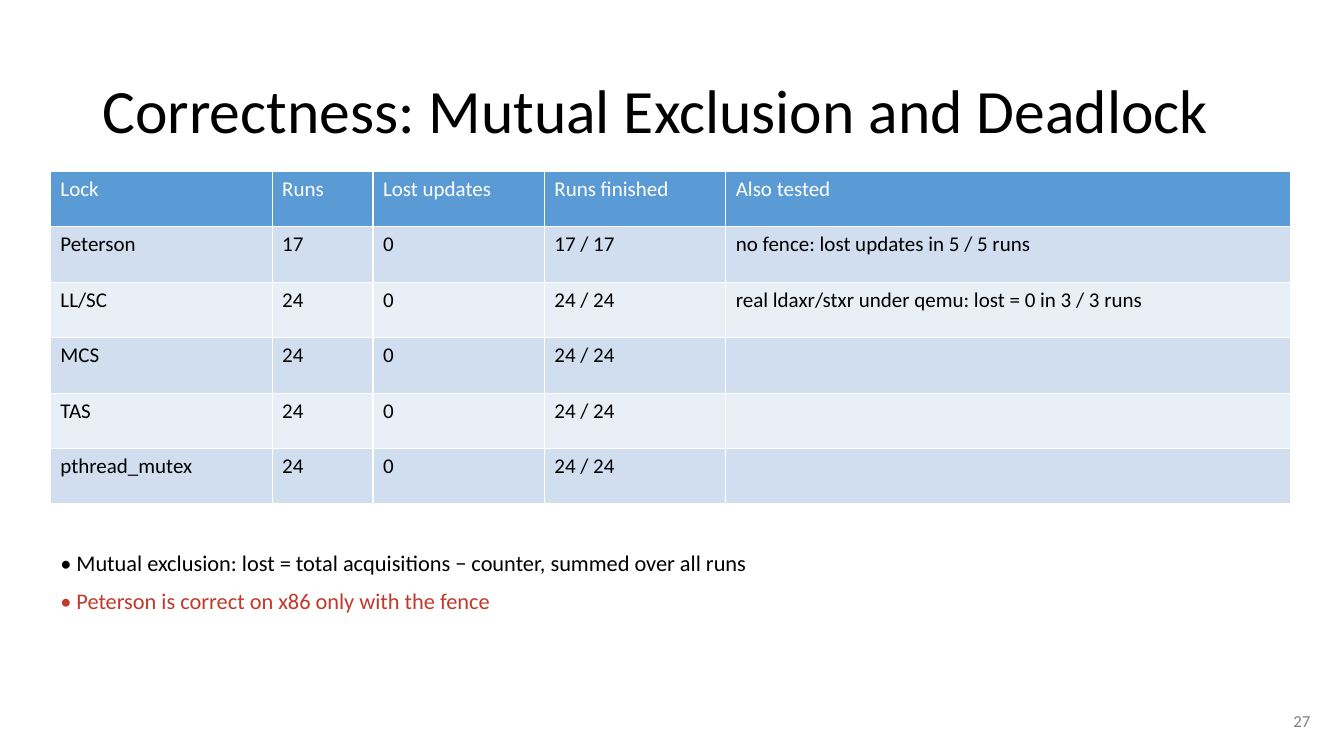
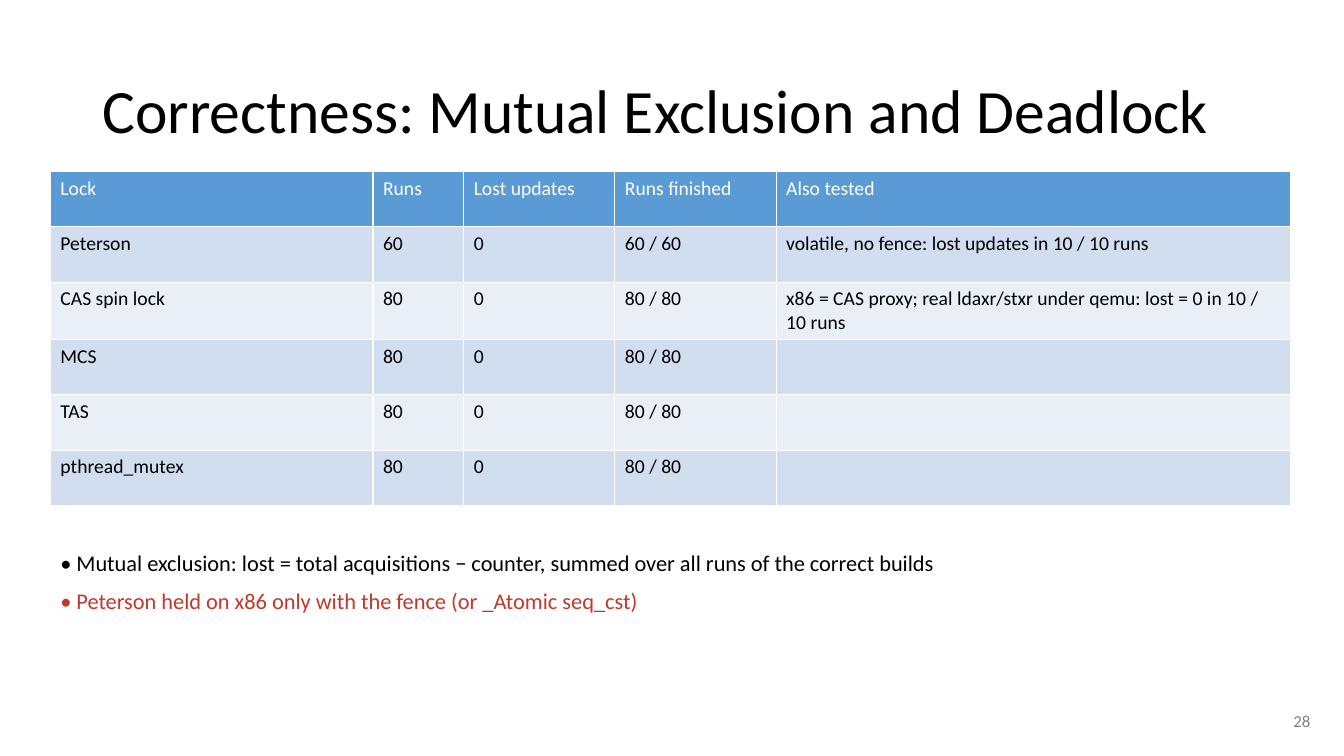
Before and after one commit to Kiatisakk/CPE333-OS, a slide deck: slide 28 of PS08/slides/PS08.pptx (slide 27 before the commit). Drawn at 1344x756 pixels with LibreOffice and Linux fonts; fonts in the diff are those of the drawing. Boxes give left, top, right and bottom in pixels: in the first picture for what was removed or moved away, otherwise in the second. Text is boxed around its words. In the diff, an @@ line names an element or a change of style, - is before the commit and + after.

```diff
--- a/PS08/slides/PS08.pptx
+++ b/PS08/slides/PS08.pptx
@@ table at (x1=50, y1=171, x2=1291, y2=504) @@
-row 2: Peterson | 17 | 0 | 17 / 17 | no fence: lost updates in 5 / 5 runs
+row 2: Peterson | 60 | 0 | 60 / 60 | volatile, no fence: lost updates in 10 / 10 runs
-row 3: LL/SC | 24 | 0 | 24 / 24 | real ldaxr/stxr under qemu: lost = 0 in 3 / 3 runs
+row 3: CAS spin lock | 80 | 0 | 80 / 80 | x86 = CAS proxy; real ldaxr/stxr under qemu: lost = 0 in 10 / 10 runs
-row 4, column 2: 24
+row 4, column 2: 80
-row 4, column 4: 24 / 24
+row 4, column 4: 80 / 80
-row 5, column 2: 24
+row 5, column 2: 80
-row 5, column 4: 24 / 24
+row 5, column 4: 80 / 80
-row 6, column 2: 24
+row 6, column 2: 80
-row 6, column 4: 24 / 24
+row 6, column 4: 80 / 80
@@ size 15 to 14 pt in "Lock", "Runs", "Lost updates", "Runs finished" and 10 more places @@
@@ text at (x1=76, y1=555, x2=933, y2=613): text changed @@
-• Mutual exclusion: lost = total acquisitions − counter, summed over all runs
-• Peterson is correct on x86 only with the fence
+• Mutual exclusion: lost = total acquisitions − counter, summed over all runs of the correct builds
+• Peterson held on x86 only with the fence (or _Atomic seq_cst)
@@ text at (x1=1293, y1=715, x2=1310, y2=727): text changed @@
-27
+28
```
Also in this commit, not shown: 28 other slides changed, 2 slides added, 12 other files.
